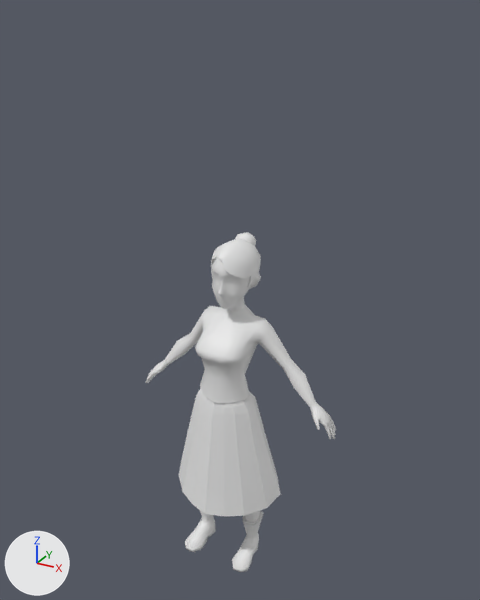
What one commit did to the FBX model 박지언(아트)/Character/woman_commoner_1.FBX.
Both versions are drawn from a camera (50 mm lens) standing at (1.48, -2.56, 1.9) and looking at (0.03, 0.08, 0.58). The axes (+X, +Y, +Z) are drawn at lower left. The lights are the same throughout. Where no turn or scale is listed for an object, it has been applied to the vertices.

The scene before the commit, as lines of its bpy script (objects in view):
```python
me_mesh = bpy.data.meshes.new('Mesh')
me_mesh.from_pydata(...)  # 781 vertices, 898 faces; spans x -22.3..22.3, y -9.8..10.4, z -35.1..35.5
me_mesh_001 = bpy.data.meshes.new('Mesh.001')
me_mesh_001.from_pydata(...)  # 113 vertices, 103 faces; spans x -0.116..0.12, y -0.063..0.22, z 0.626..0.896
me_mesh_002 = bpy.data.meshes.new('Mesh.002')
me_mesh_002.from_pydata(...)  # 130 vertices, 152 faces; spans x -0.128..0.128, y -0.08..0.143, z 0.526..0.855
ob_object008 = bpy.data.objects.new('Object008', me_mesh_001)
ob_object008.location = (0.0, 0.0, -0.001)
ob_object009 = bpy.data.objects.new('Object009', me_mesh_002)
ob_object009.location = (0.0, 0.0, -0.001)
ob_woman_commoner_1 = bpy.data.objects.new('woman_commoner_1', me_mesh)
ob_woman_commoner_1.location = (0.0, 0.0, -0.001)
ob_woman_commoner_1.scale = (0.0254, 0.0254, 0.0254)
```
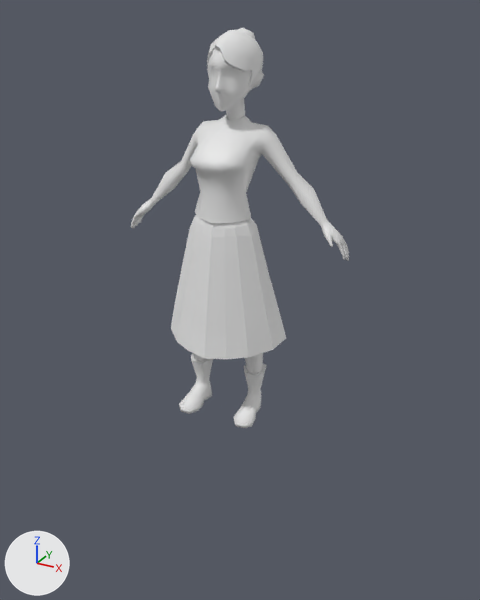
What changed in the scene script:
```text
Change ob_object009:
    ob_object009.location: (0.0, 0.0, -0.001) -> (0.0, 0.0, 0.924)
Change ob_object008:
    ob_object008.location: (0.0, 0.0, -0.001) -> (0.0, 0.0, 0.924)
Change ob_woman_commoner_1:
    ob_woman_commoner_1.location: (0.0, 0.0, -0.001) -> (0.0, 0.0, 0.924)
    ob_woman_commoner_1.rotation_euler: (0.0, 0.0, 0.0) -> (0.0, 0.0, 0.0698)  # degrees (0, 0, 0) -> degrees (0, 0, 4)
```

Boxes (x1, y1, x2, y2) around the edits, measured in the pictures (480 x 600 px):
'woman_commoner_1', moved, turned: before (146, 233, 336, 572); after (131, 27, 349, 428)
'Object009', moved: before (211, 257, 261, 313); after (207, 49, 264, 121)
'Object008', moved: before (211, 239, 261, 288); after (207, 30, 263, 93)
